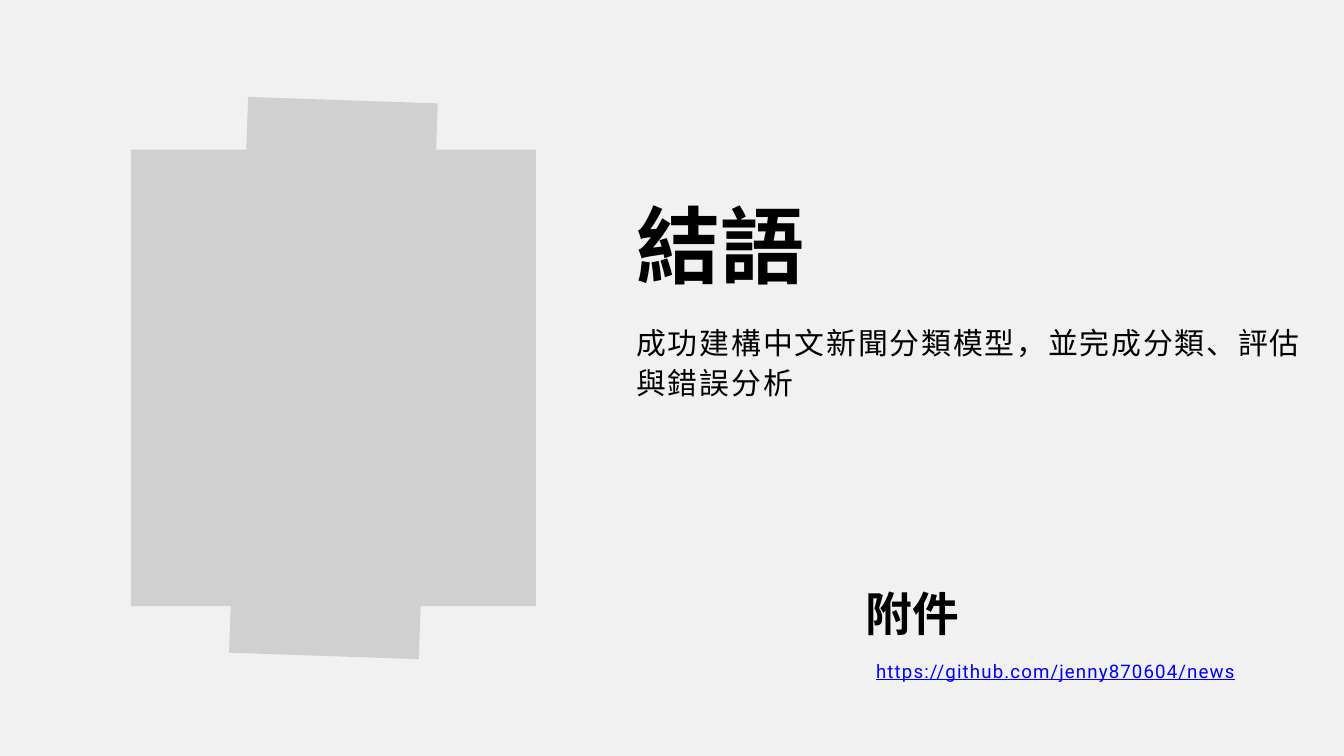
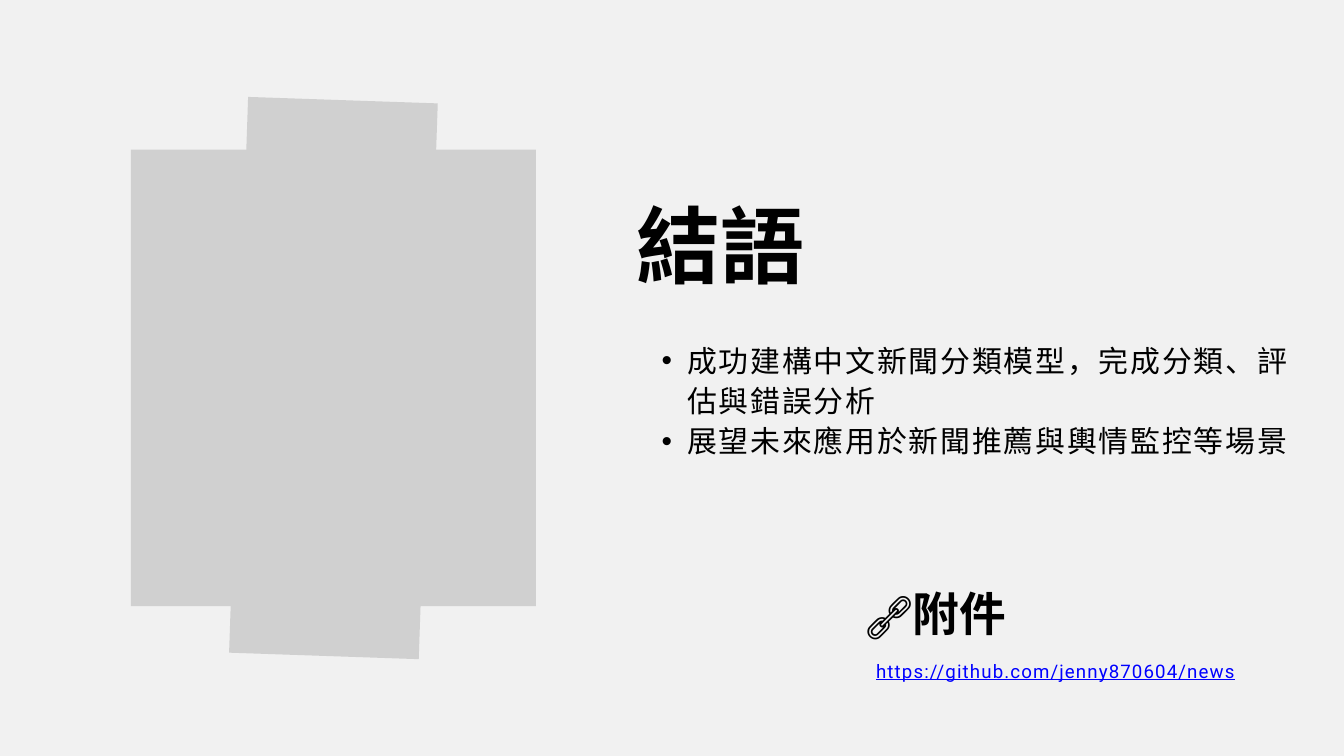
Before and after one commit to jenny870604/news, a slide deck: slide 7 of 新聞專題分類.pptx. Drawn at 1344x756 pixels with LibreOffice and Linux fonts; fonts in the diff are those of the drawing; grey boxes stand for pictures. Boxes give left, top, right and bottom in pixels: in the first picture for what was removed or moved away, otherwise in the second. Text is boxed around its words. In the diff, an @@ line names an element or a change of style, - is before the commit and + after.

```diff
--- a/新聞專題分類.pptx
+++ b/新聞專題分類.pptx
@@ text at box(687, 346, 1287, 455): text changed @@
-成功建構中文新聞分類模型，並完成分類、評估與錯誤分析
+  • 成功建構中文新聞分類模型，完成分類、評估與錯誤分析
+  • 展望未來應用於新聞推薦與輿情監控等場景
@@ text at box(913, 591, 1006, 636): text changed @@
-附件
+🔗附件
```
Also in this commit, not shown: 5 other slides changed.
